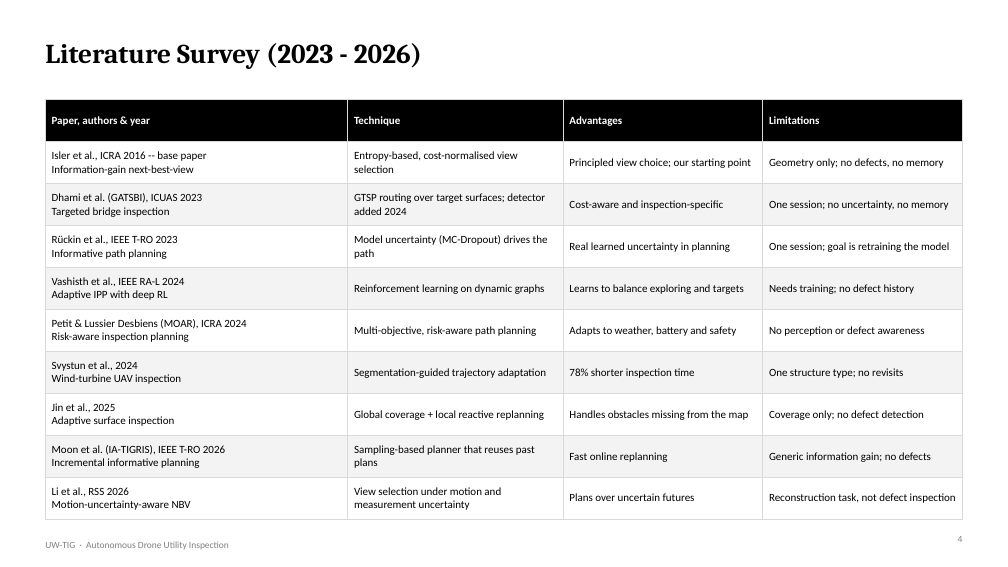
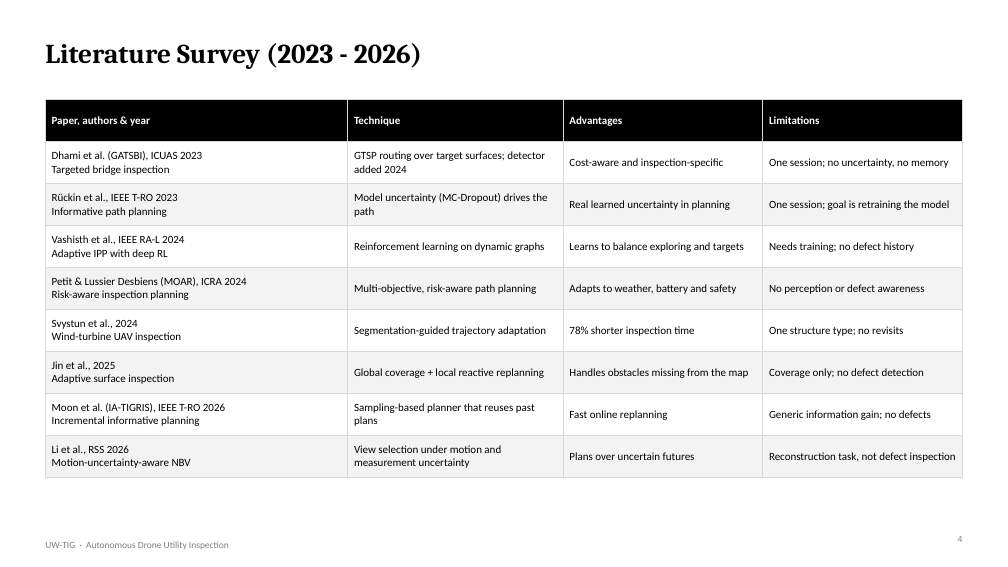
Before and after one commit to DrNeel11/project_work_1, a slide deck: slide 4 of drone-sim-today/Autonomous_Drone_Inspection_Progress.pptx. Drawn at 1008x567 pixels with LibreOffice and Linux fonts; fonts in the diff are those of the drawing. Boxes give left, top, right and bottom in pixels: in the first picture for what was removed or moved away, otherwise in the second. Text is boxed around its words. In the diff, an @@ line names an element or a change of style, - is before the commit and + after.

```diff
--- a/drone-sim-today/Autonomous_Drone_Inspection_Progress.pptx
+++ b/drone-sim-today/Autonomous_Drone_Inspection_Progress.pptx
@@ table at bbox=[45, 100, 963, 472] @@
-row 2: Isler et al., ICRA 2016 -- base paper / Information-gain next-best-view | Entropy-based, cost-normalised view selection | Principled view choice; our starting point | Geometry only; no defects, no memory
```
Also in this commit, not shown: 5 other slides changed, 11 other files.
